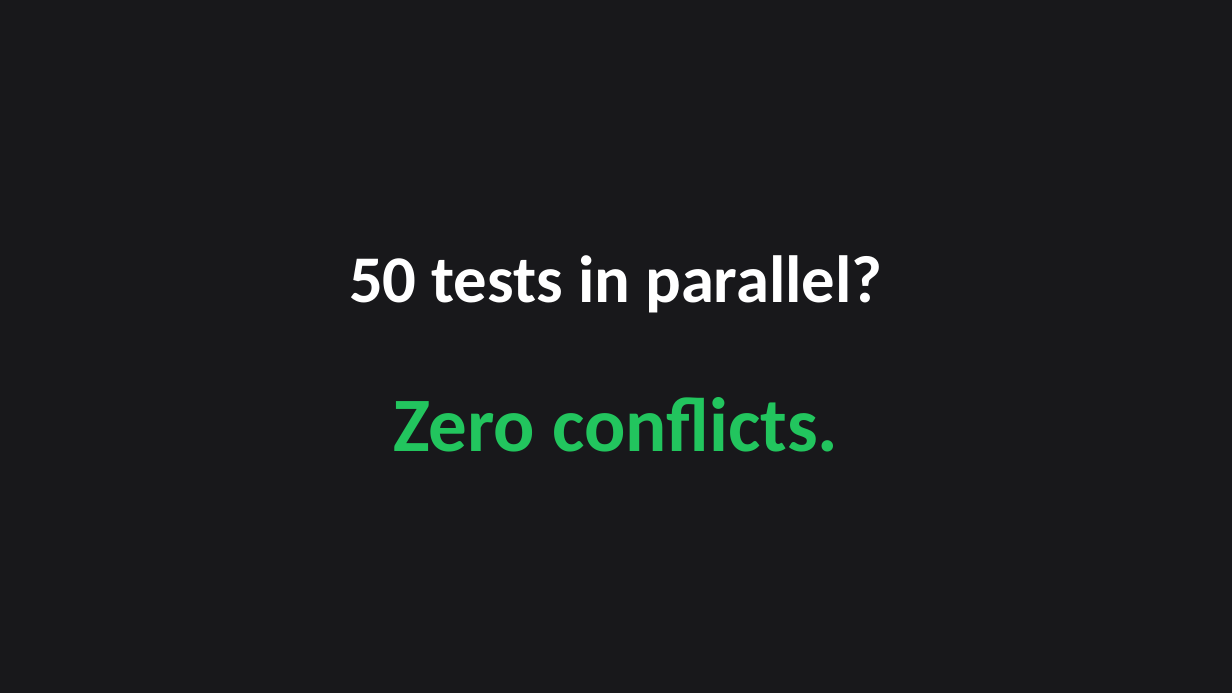
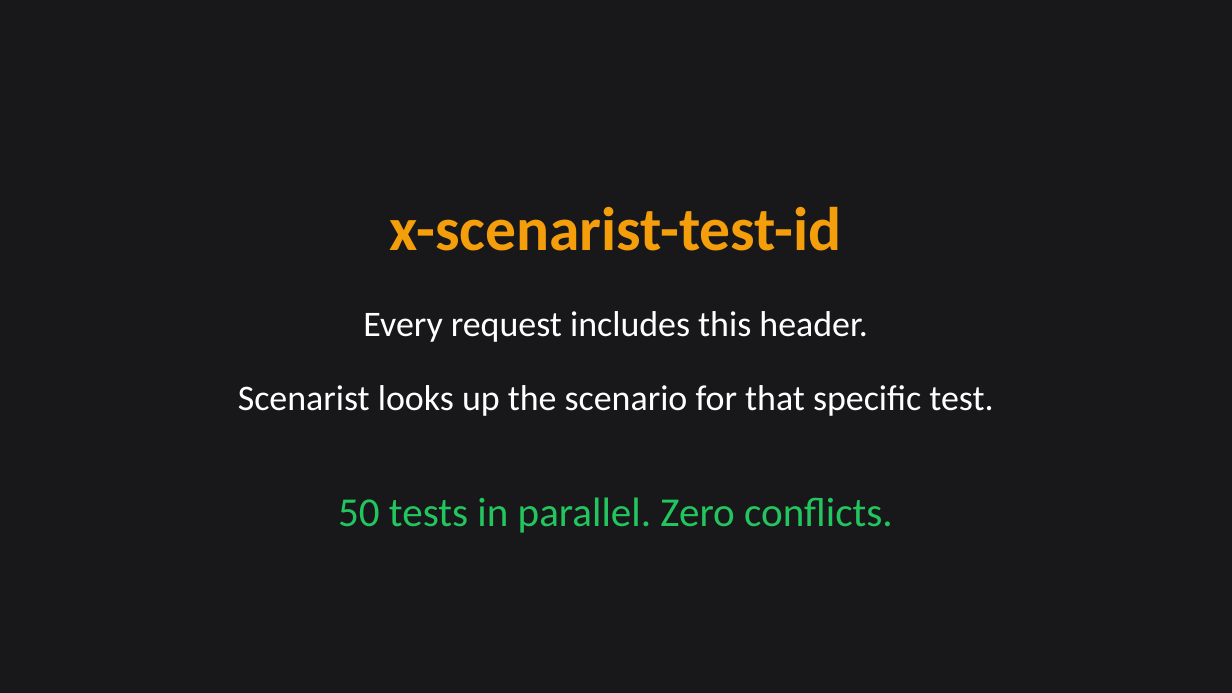
Before and after one commit to citypaul/scenarist, a slide deck: slide 17 of docs/promotional-campaign/presentations/video-03-one-server-unlimited-scenarios.pptx. Drawn at 1232x693 pixels with LibreOffice and Linux fonts; fonts in the diff are those of the drawing. Boxes give left, top, right and bottom in pixels: in the first picture for what was removed or moved away, otherwise in the second. Text is boxed around its words. In the diff, an @@ line names an element or a change of style, - is before the commit and + after.

```diff
--- a/docs/promotional-campaign/presentations/video-03-one-server-unlimited-scenarios.pptx
+++ b/docs/promotional-campaign/presentations/video-03-one-server-unlimited-scenarios.pptx
@@ text added at [390, 206, 842, 251], 48 pt, text #F59E0B, bold @@
+x-scenarist-test-id
@@ text at [363, 311, 868, 342]: text changed; size 60 to 28 pt; text colour #22C55E to #FFFFFF; bold off @@
-Zero conflicts.
+Every request includes this header.
@@ text added at [238, 385, 993, 416], 28 pt, text #FFFFFF @@
+Scenarist looks up the scenario for that specific test.
@@ text at [338, 497, 893, 533]: text changed; size 52 to 32 pt; text colour #FFFFFF to #22C55E; bold off @@
-50 tests in parallel?
+50 tests in parallel. Zero conflicts.
```
Also in this commit, not shown: 7 other slides changed, 11 slides added, 11 slides removed, 12 other files.
